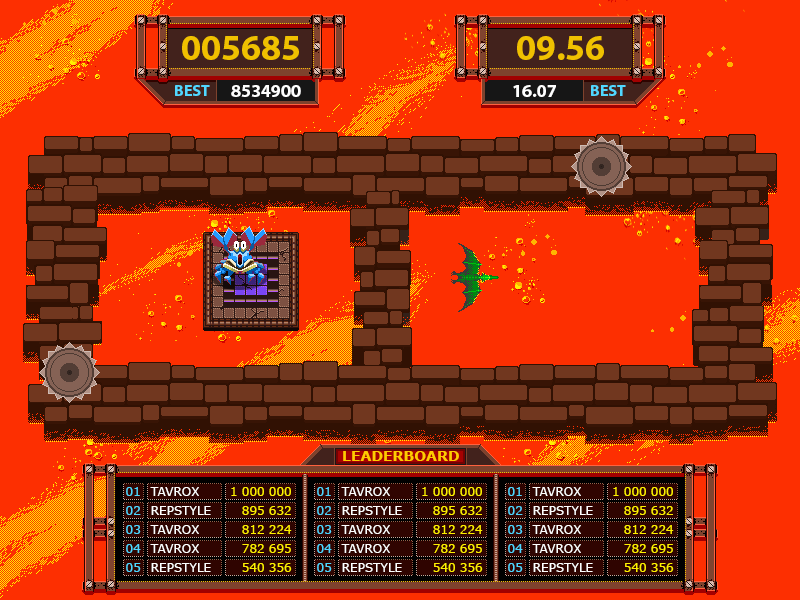
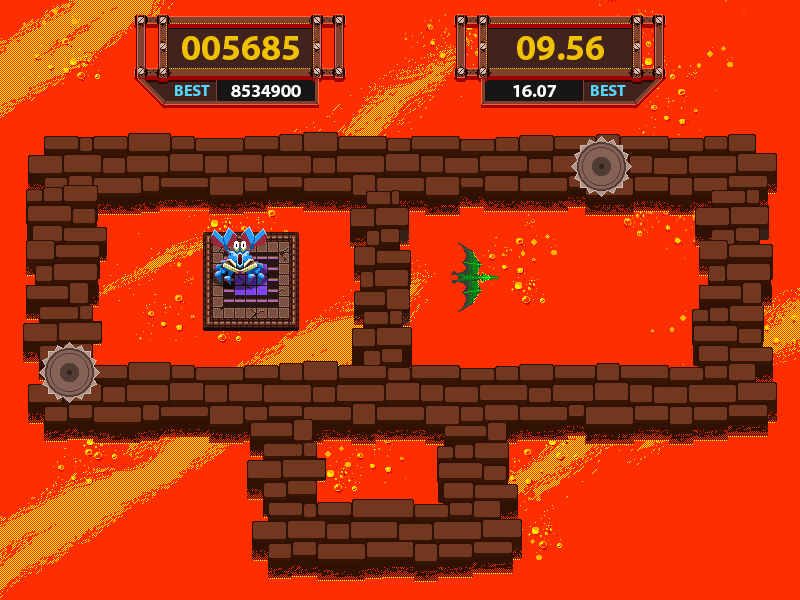
Before/after of a 800px x 600px layered artwork. What changed in the layer stack:
hid group "Leaderboard" (97 layers) over <box>82,444,718,595</box>
added layer "LD copy 2" in group "LD" over <box>82,415,718,582</box>
